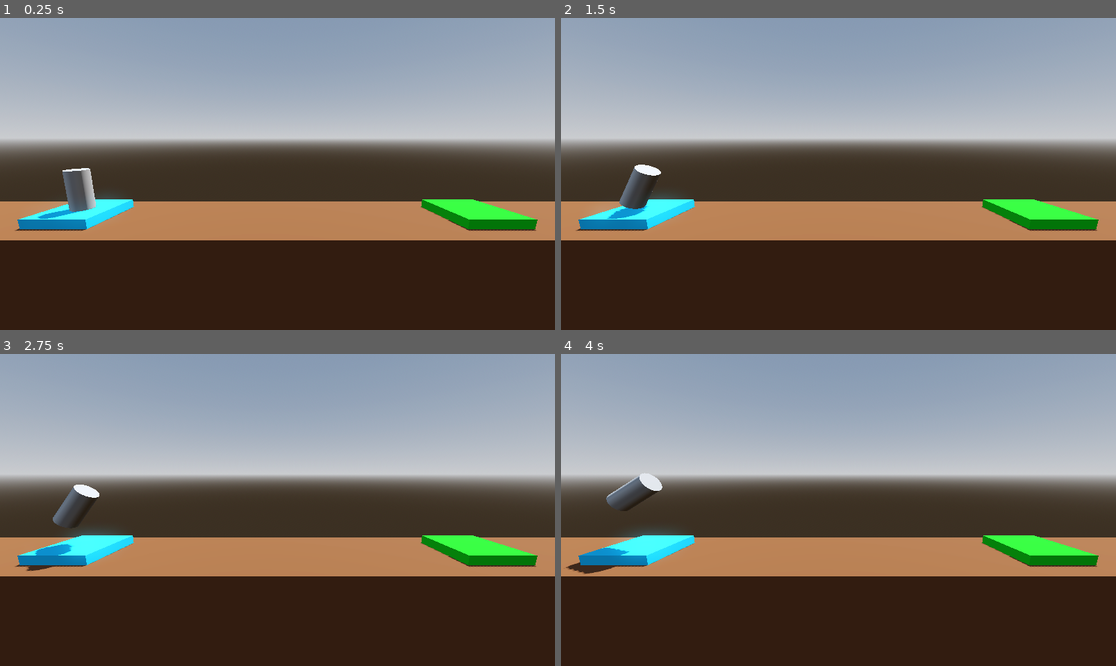
Above: before the commit, frames 1-4 (two rows, left to right).
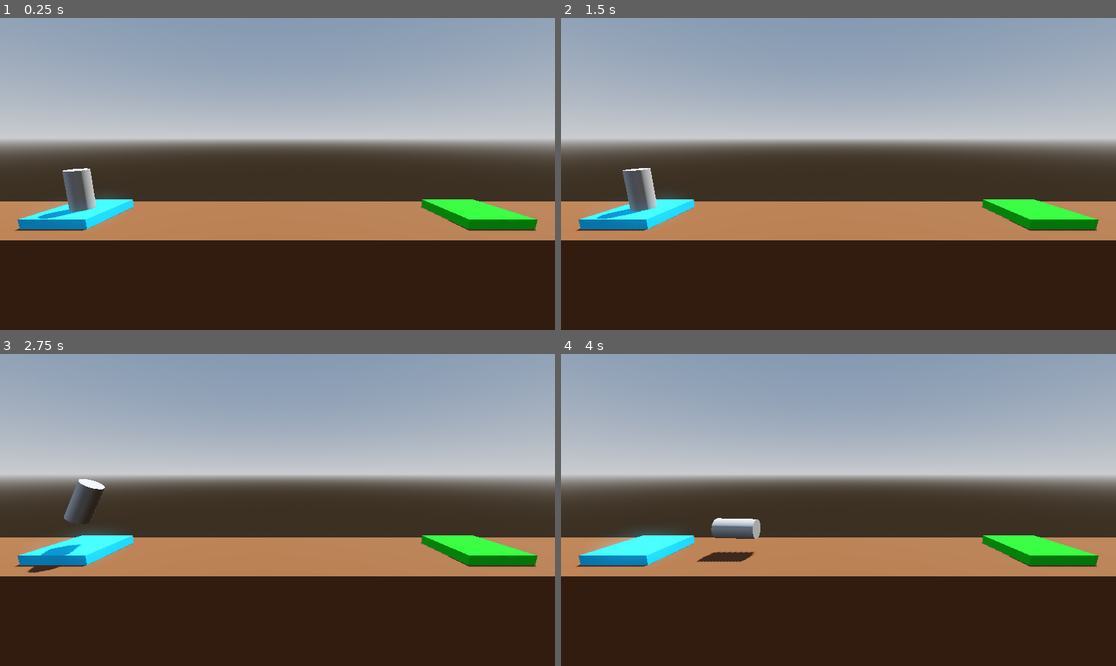
Above: after the commit, the same moments.

Repository: FabioAVSilva/projectboost
Game: Godot game, scene res://Level/level.tscn
The game is run twice, just before and just after one commit, with the same random seed, the same clock (stepped at 60 frames per second) and the same inputs.
Inputs:
- Up to frame 1 (0.25 s): no input
- Up to frame 2 (1.5 s): tap Enter (ui_accept) at 0.5, 1.35 s; hold Right (ui_right) 0.53-1.28 s; hold Enter (ui_accept) 0.53-1.28 s; hold Left (ui_left) from 1.28 s (still down)
- Up to frame 3 (2.75 s): tap Enter (ui_accept) at 1.52, 1.82 s; release Left (ui_left) at 2.03 s; hold Right (ui_right) from 2.03 s (still down); hold Enter (ui_accept) from 2.03 s (still down)
- Up to frame 4 (4 s): release Enter (ui_accept) at 2.78 s; tap Enter (ui_accept) at 2.85, 3.02, 3.32 s; release Right (ui_right) at 3.53 s; hold Left (ui_left) from 3.53 s (still down); hold Enter (ui_accept) from 3.53 s (still down)

The runs differ from the first frame. In frame 1, less than 0.1% of the frame differs, in the area x 11-17%, y 48-50%; in frame 2, 0.7%; in frame 3, 0.7%; in frame 4, 1.6%, in the area x 0-36%, y 38-71%.

Commit message:
Refactors player to use RigidBody3D
Changes the player's base class from Node3D to RigidBody3D.

This allows for physics-based movement and rotation, using forces and torques instead of directly manipulating position and rotation.

Diff:
--- a/player.gd
+++ b/player.gd
@@ -1,13 +1,13 @@
-extends Node3D
+extends RigidBody3D
 
 
 # Called every frame. 'delta' is the elapsed time since the previous frame.
 func _process(delta: float) -> void:
 	if Input.is_action_pressed("ui_accept"):
-		position.y += delta
+		apply_central_force(basis.y * delta * 1000)
 
 	if Input.is_action_pressed("ui_left"):
-		rotate_z(delta)
+		apply_torque(Vector3(0.0, 0.0, 100.0) * delta)
 
 	if Input.is_action_pressed("ui_right"):
-		rotate_z(-delta)
+		apply_torque(Vector3(0.0, 0.0, 100.0) * delta * -1)
--- a/player.tscn
+++ b/player.tscn
@@ -1,11 +1,21 @@
-[gd_scene load_steps=3 format=3 uid="uid://cf6yi2c1pv6s0"]
+[gd_scene load_steps=4 format=3 uid="uid://cf6yi2c1pv6s0"]
 
 [ext_resource type="Script" uid="uid://dqxxap07pmlr8" path="res://player.gd" id="1_4flbx"]
 
 [sub_resource type="CylinderMesh" id="CylinderMesh_hqtel"]
 
-[node name="Player" type="Node3D"]
+[sub_resource type="CylinderShape3D" id="CylinderShape3D_4flbx"]
+
+[node name="Player" type="RigidBody3D"]
+axis_lock_linear_z = true
+axis_lock_angular_x = true
+axis_lock_angular_y = true
+linear_damp = 1.0
+angular_damp = 3.0
 script = ExtResource("1_4flbx")
 
 [node name="MeshInstance3D" type="MeshInstance3D" parent="."]
 mesh = SubResource("CylinderMesh_hqtel")
+
+[node name="CollisionShape3D" type="CollisionShape3D" parent="."]
+shape = SubResource("CylinderShape3D_4flbx")
